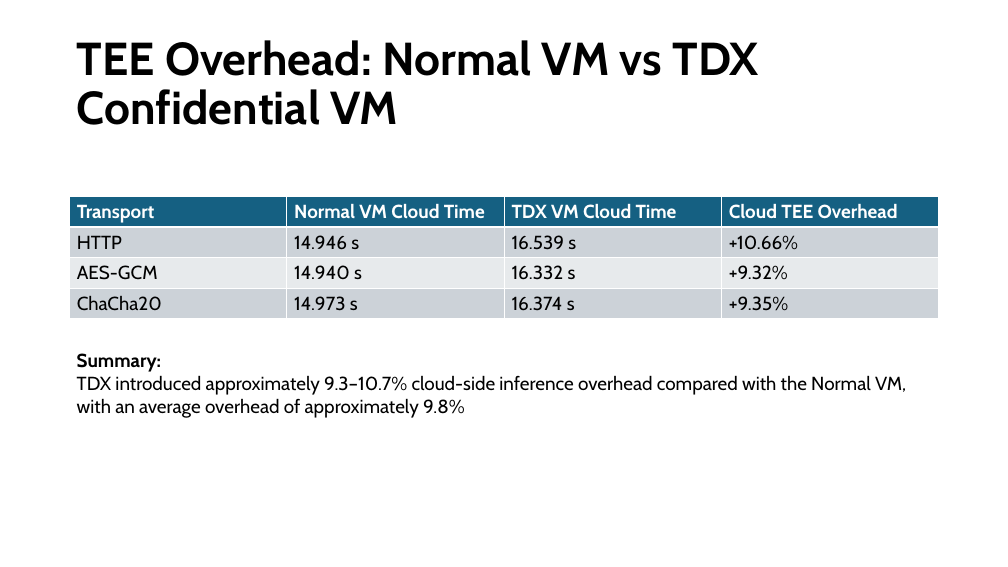
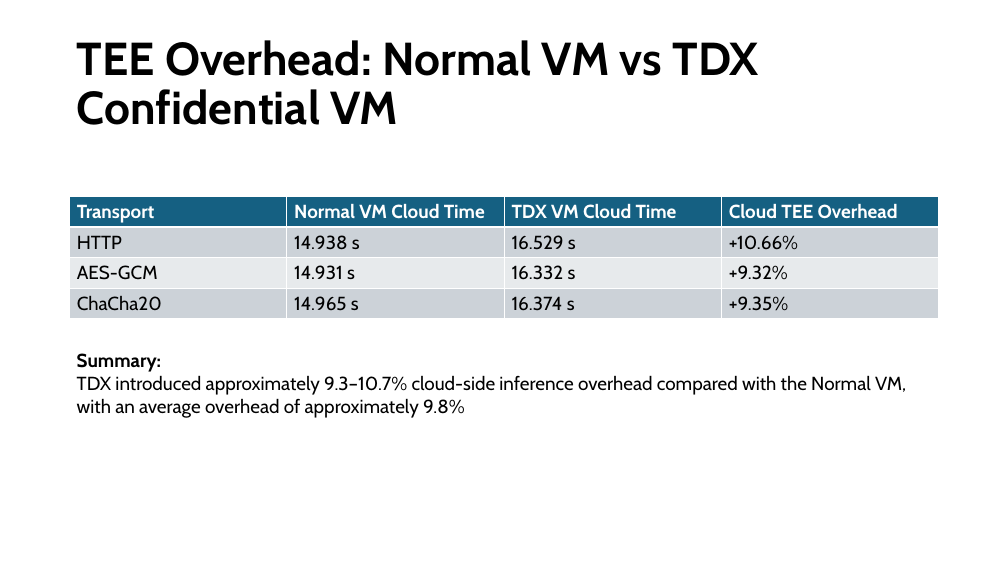
Before and after one commit to YMa10-ACS/CT5195-Master-capstone, a slide deck: slide 19 of Records/Initial experiment Result.pptx. Drawn at 1008x567 pixels with LibreOffice and Linux fonts; fonts in the diff are those of the drawing. Boxes give left, top, right and bottom in pixels: in the first picture for what was removed or moved away, otherwise in the second. Text is boxed around its words. In the diff, an @@ line names an element or a change of style, - is before the commit and + after.

```diff
--- a/Records/Initial experiment Result.pptx
+++ b/Records/Initial experiment Result.pptx
@@ table at (x1=70, y1=197, x2=941, y2=319) @@
-row 2, column 2: 14.946 s
+row 2, column 2: 14.938 s
-row 2, column 3: 16.539 s
+row 2, column 3: 16.529 s
-row 3, column 2: 14.940 s
+row 3, column 2: 14.931 s
-row 4, column 2: 14.973 s
+row 4, column 2: 14.965 s
```
Also in this commit, not shown: 9 other files.
